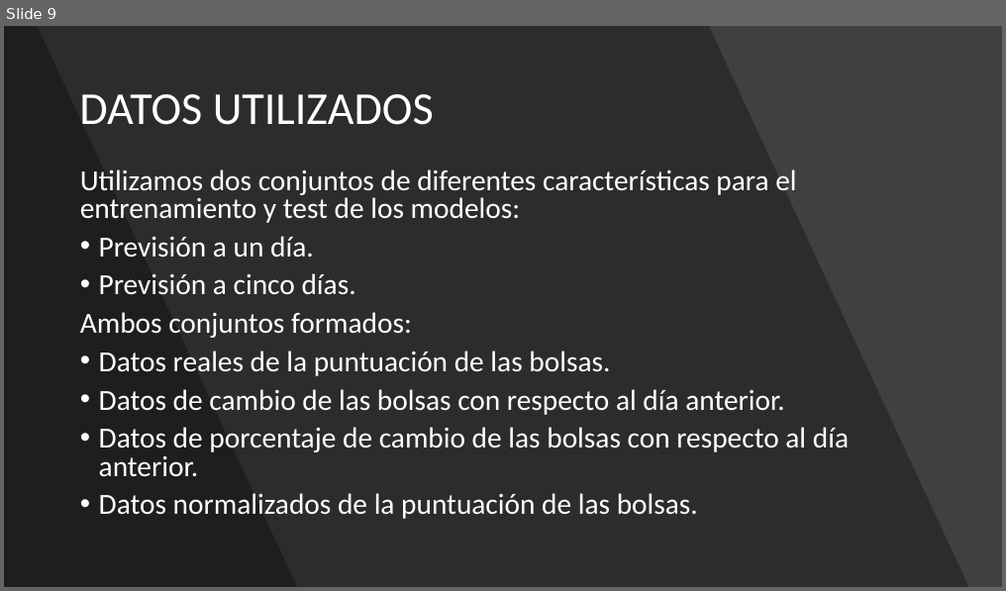
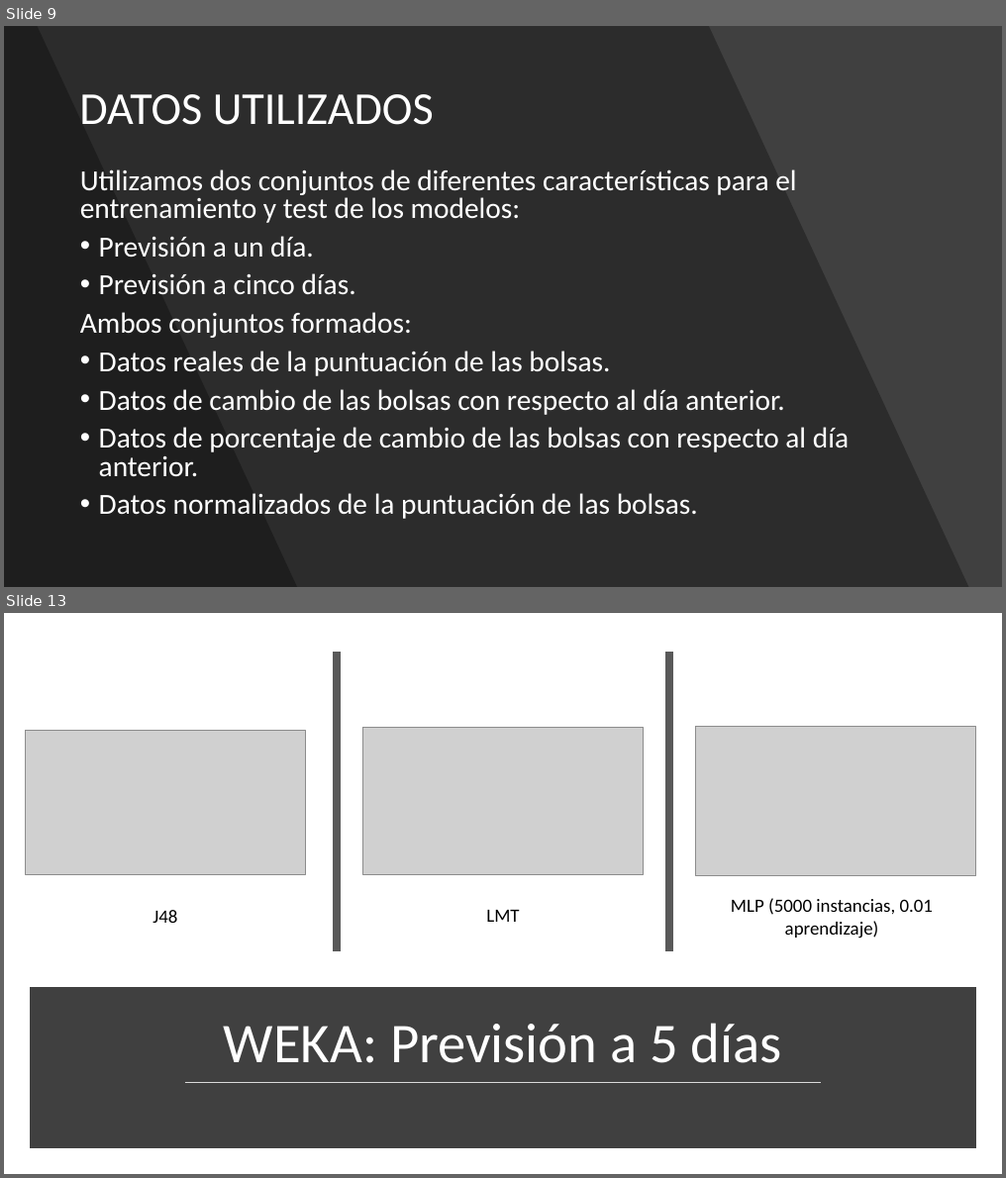
Before and after one commit to adrigrillo/IBEXPredictor, a slide deck: docs/PresentacionFinal.pptx. Shown one above the other, each under a label of ours: slide 9 before the commit, slides 9 and 13 after it; the slides between them are not shown. The pictures are 1006x591 and 1006x1178 pixels, drawn with LibreOffice and Linux fonts; fonts in the diff are those of the drawing; grey boxes stand for pictures. Boxes give left, top, right and bottom in pixels: in the first picture for what was removed or moved away, otherwise in the second. Text is boxed around its words. In the diff, an @@ line names an element or a change of style, - is before the commit and + after.

Commit message:
Añadida parte de Weka a la presentación final

```diff
--- a/docs/PresentacionFinal.pptx
+++ b/docs/PresentacionFinal.pptx
@@ slide 13 added at bbox=[4, 613, 1002, 1174], background #FFFFFF @@
@@ line added from (338, 652) to (338, 952), #595959 8 pt @@
@@ line added from (669, 652) to (669, 952), #595959 8 pt @@
@@ picture added at bbox=[25, 731, 306, 874] @@
@@ picture added at bbox=[362, 728, 644, 874] @@
@@ picture added at bbox=[696, 726, 976, 875] @@
@@ text added at bbox=[731, 898, 933, 939], 18 pt, text #000000 @@
+MLP (5000 instancias, 0.01 aprendizaje)
@@ text added at bbox=[152, 910, 177, 923], 18 pt, text #000000 @@
+J48
@@ text added at bbox=[486, 910, 519, 922], 18 pt, text #000000 @@
+LMT
@@ rectangle added at bbox=[35, 992, 971, 1144], fill #404040, outline #404040 10 pt @@
@@ title added at bbox=[224, 1023, 782, 1063], 54 pt, text #FFFFFF @@
+WEKA: Previsión a 5 días
@@ line added from (185, 1083) to (822, 1083), #D9D9D9 1.75 pt @@
```
Also in this commit, not shown: 1 slide changed, 2 other slides added.
